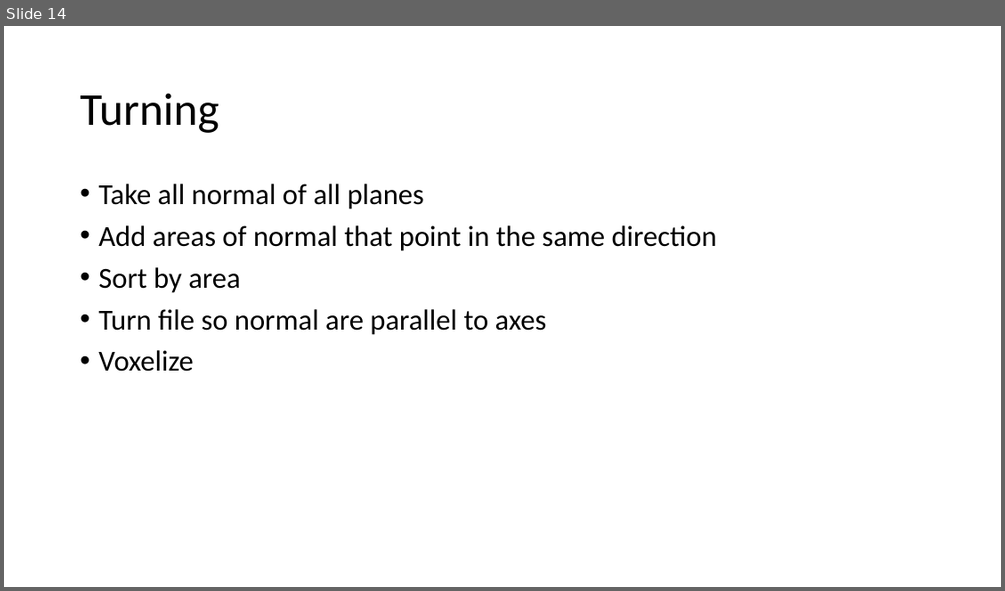
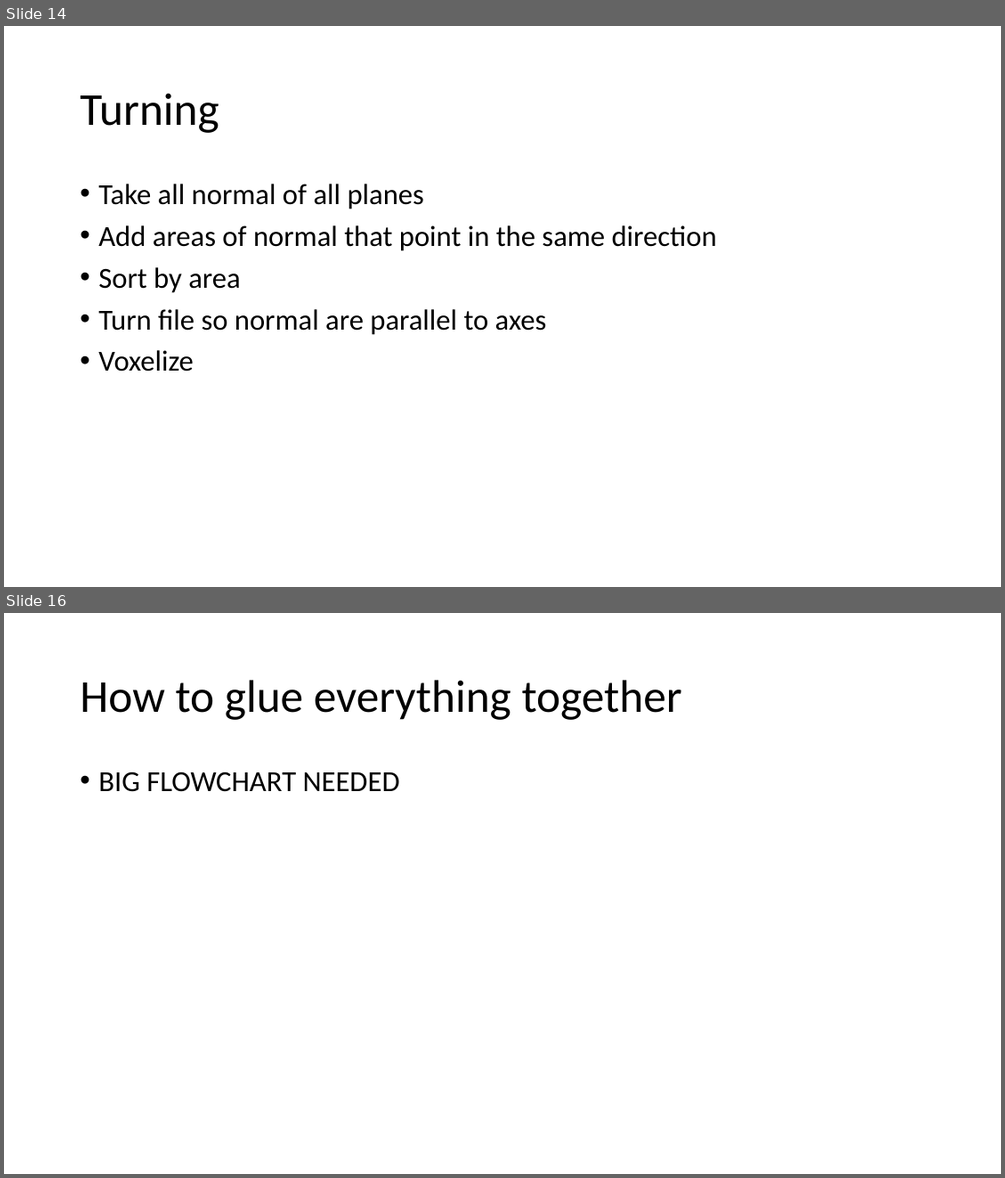
Before and after one commit to JanNalivaika/SSD_EXT, a slide deck: misc/Segmentation.pptx. Shown one above the other, each under a label of ours: slide 14 before the commit, slides 14 and 16 after it; the slides between them are not shown. The pictures are 1005x591 and 1005x1178 pixels, drawn with LibreOffice and Linux fonts; fonts in the diff are those of the drawing. Boxes give left, top, right and bottom in pixels: in the first picture for what was removed or moved away, otherwise in the second. Text is boxed around its words. In the diff, an @@ line names an element or a change of style, - is before the commit and + after.

```diff
--- a/misc/Segmentation.pptx
+++ b/misc/Segmentation.pptx
@@ slide 16 added at (4, 613, 1001, 1174), background #FFFFFF @@
@@ title added at (80, 680, 682, 720), 44 pt, text #000000 @@
+How to glue everything together
@@ text added at (98, 771, 400, 792), 28 pt, text #000000 @@
+• BIG FLOWCHART NEEDED
```
Also in this commit, not shown: 3 slides changed, 4 other slides added, 3 other files.
